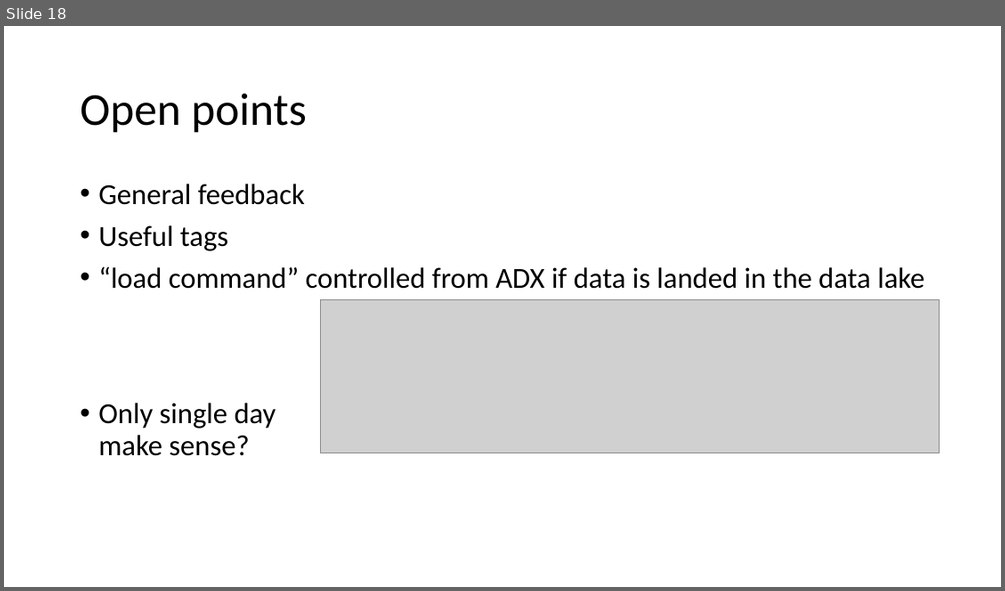
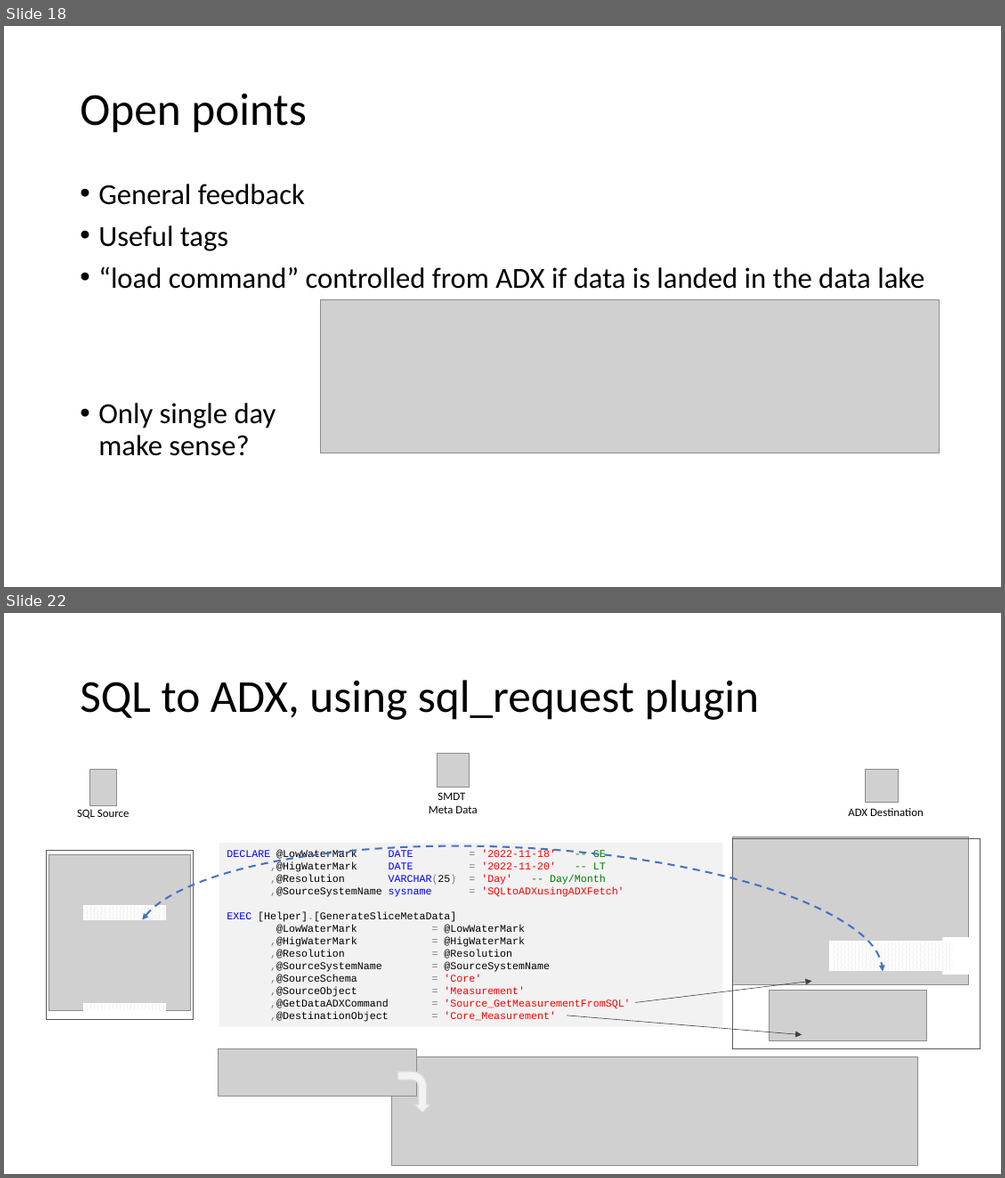
Before and after one commit to meinradweiss/SwissArmyKnife, a slide deck: docs/ADF_SynapsePipelines/PPT/SlicedDataMigrationToolbox.pptx. Shown one above the other, each under a label of ours: slide 18 before the commit, slides 18 and 22 after it; the slides between them are not shown. The pictures are 1005x591 and 1005x1178 pixels, drawn with LibreOffice and Linux fonts; fonts in the diff are those of the drawing; grey boxes stand for pictures. Boxes give left, top, right and bottom in pixels: in the first picture for what was removed or moved away, otherwise in the second. Text is boxed around its words. In the diff, an @@ line names an element or a change of style, - is before the commit and + after.

Commit message:
PPT updated, more flexibility in respect of required parameters added, Concat replaced with + to generate null values if parameters are missing. Test data extended.

```diff
--- a/docs/ADF_SynapsePipelines/PPT/SlicedDataMigrationToolbox.pptx
+++ b/docs/ADF_SynapsePipelines/PPT/SlicedDataMigrationToolbox.pptx
@@ slide 22 added at [4, 613, 1001, 1174], background #FFFFFF @@
@@ title added at [80, 680, 759, 720], 44 pt, text #000000 @@
+SQL to ADX, using sql_request plugin
@@ picture added at [89, 770, 116, 805] @@
@@ picture added at [437, 754, 469, 787] @@
@@ picture added at [866, 770, 899, 803] @@
@@ text added at [429, 792, 477, 813], 11 pt, text #000000 @@
+SMDT
+Meta Data
@@ text added at [77, 809, 129, 819], 11 pt, text #000000 @@
+SQL Source
@@ text added at [848, 808, 923, 816], 11 pt, text #000000 @@
+ADX Destination
@@ group added at [46, 850, 194, 1019]: 3 rectangles, 1 picture @@
@@ arc (boxed as its full ellipse) added at [130, 830, 888, 1083], outline #4472C4 1.75 pt dashed @@
@@ rectangle added at [219, 843, 722, 1027], fill #F2F2F2, 10 pt, text #000000 @@
+DECLARE @LowWaterMark DATE = '2022-11-18' -- GE
+,@HigWaterMark DATE = '2022-11-20' -- LT
+,@Resolution VARCHAR(25) = 'Day' -- Day/Month
+,@SourceSystemName sysname = 'SQLtoADXusingADXFetch'
+EXEC [Helper].[GenerateSliceMetaData]
+@LowWaterMark = @LowWaterMark
+,@HigWaterMark = @HigWaterMark
+,@Resolution = @Resolution
+,@SourceSystemName = @SourceSystemName
+,@SourceSchema = 'Core'
+,@SourceObject = 'Measurement'
+,@GetDataADXCommand = 'Source_GetMeasurementFromSQL'
+,@DestinationObject = 'Core_Measurement'
@@ group added at [733, 837, 987, 1048]: 3 rectangles, 1 picture @@
@@ arrow added from (635, 1003) to (811, 981), #404040 0.5 pt @@
@@ picture added at [769, 989, 927, 1040] @@
@@ arrow added from (566, 1015) to (802, 1035), #404040 0.5 pt @@
@@ picture added at [218, 1048, 417, 1095] @@
@@ picture added at [392, 1057, 919, 1166] @@
@@ bent arrow added at [397, 1071, 430, 1112], fill #F2F2F2, outline #D9D9D9 1 pt @@
```
Also in this commit, not shown: 1 slide changed, 3 other slides added, 9 other files.
